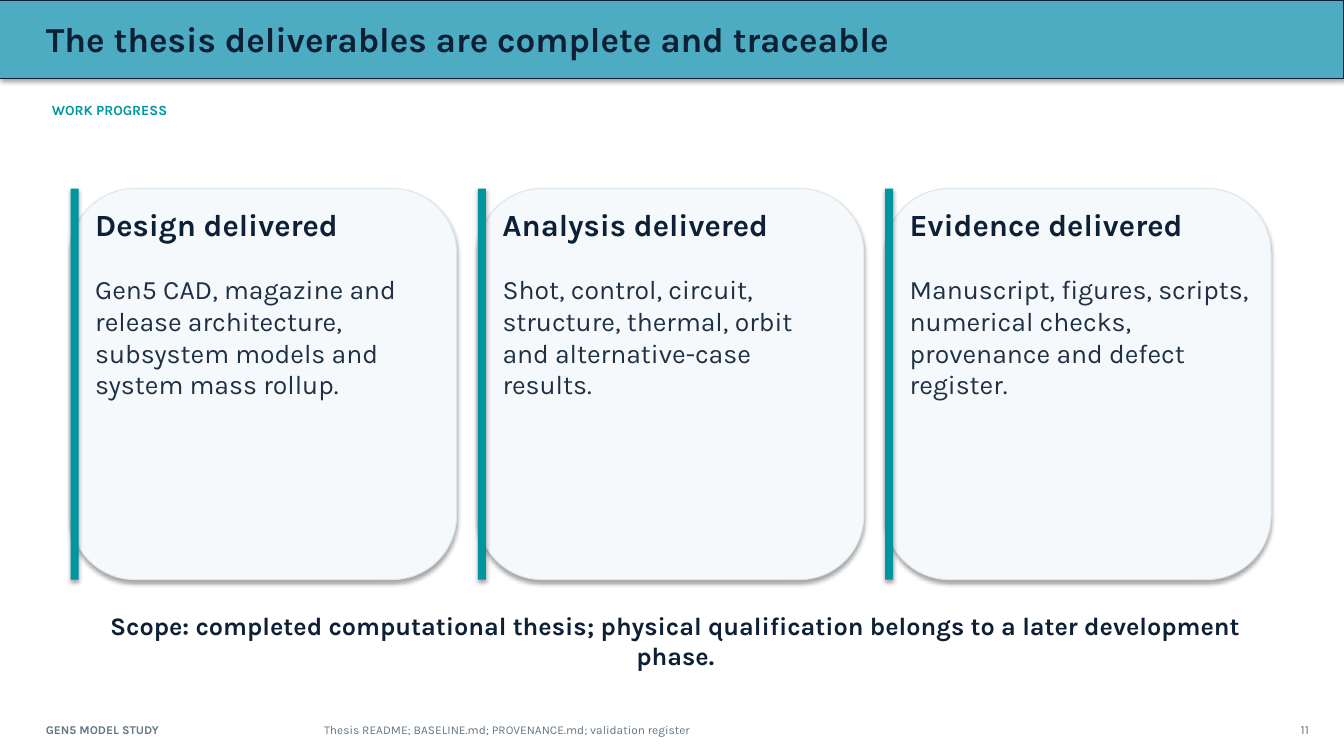
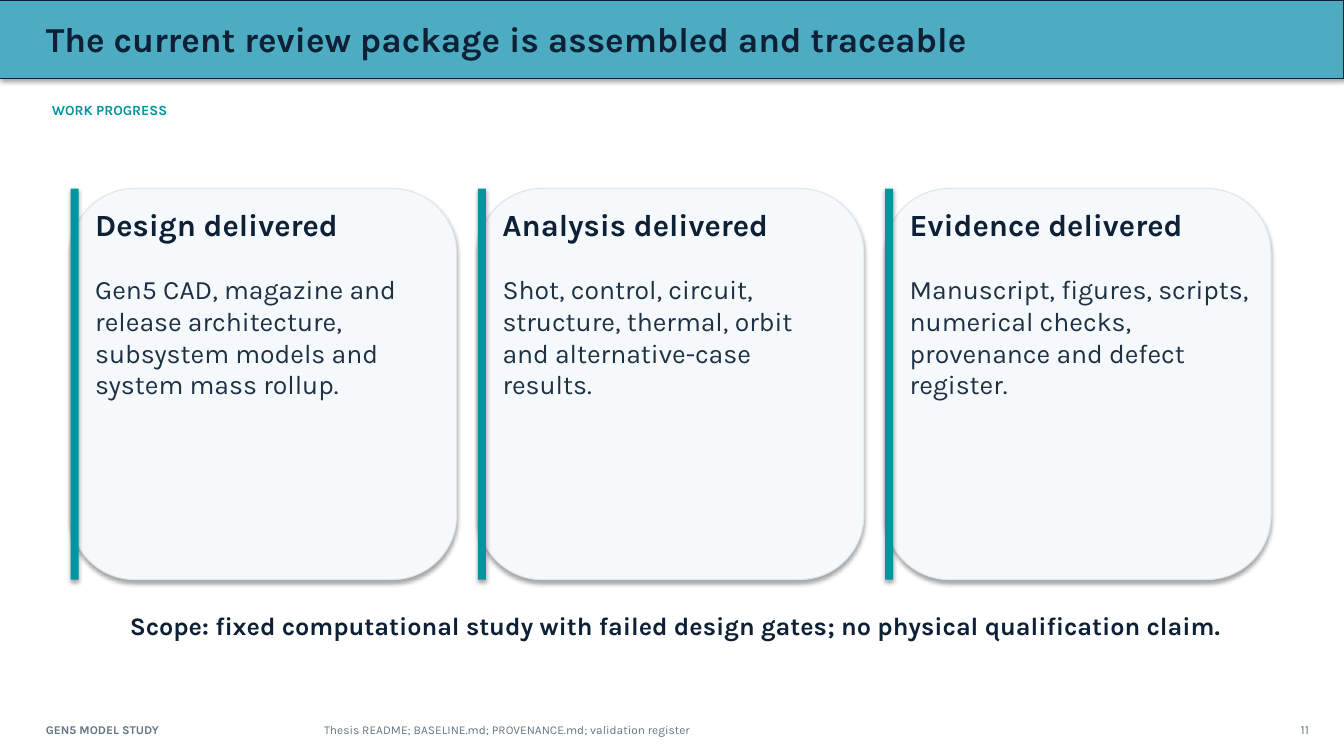
Before and after one commit to aaaaaaaaaaaavm/VOLLEY-thesis, a slide deck: slide 11 of university/final_review_2026_10_10/VOLLEY_Final_Review_2026-10-10.pptx. Drawn at 1344x756 pixels with LibreOffice and Linux fonts; fonts in the diff are those of the drawing. Boxes give left, top, right and bottom in pixels: in the first picture for what was removed or moved away, otherwise in the second. Text is boxed around its words. In the diff, an @@ line names an element or a change of style, - is before the commit and + after.

Commit message:
Publish Gen5 final-year report, review presentation, and native CAD evidence

```diff
--- a/university/final_review_2026_10_10/VOLLEY_Final_Review_2026-10-10.pptx
+++ b/university/final_review_2026_10_10/VOLLEY_Final_Review_2026-10-10.pptx
@@ text at [46, 27, 966, 61]: text changed @@
-The thesis deliverables are complete and traceable
+The current review package is assembled and traceable
@@ text at [130, 617, 1220, 642]: text changed @@
-Scope: completed computational thesis; physical qualification belongs to a later development phase.
+Scope: fixed computational study with failed design gates; no physical qualification claim.
```
Also in this commit, not shown: 4 other slides changed, 1 slide added, 1 slide removed, 53 other files.
